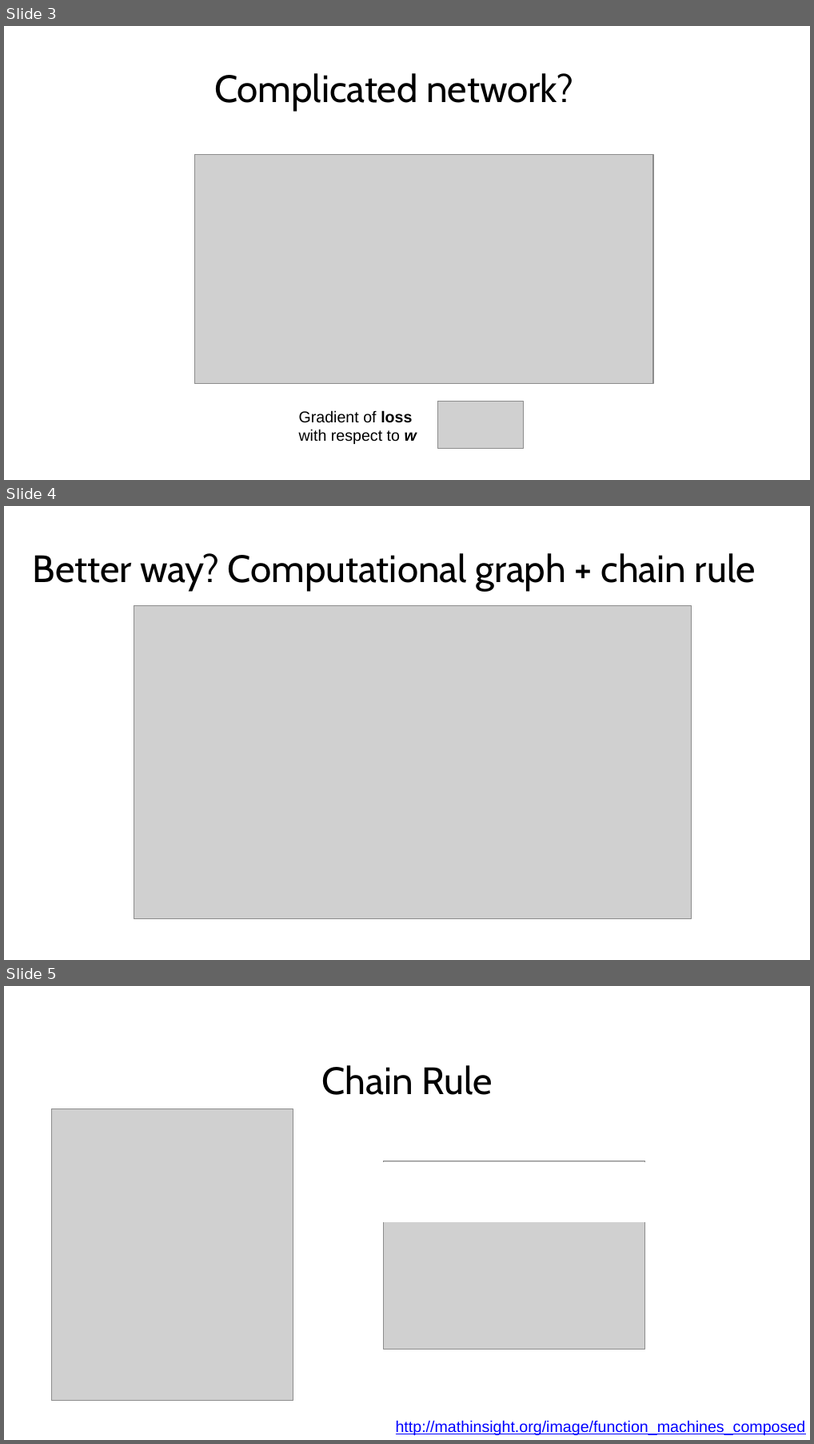
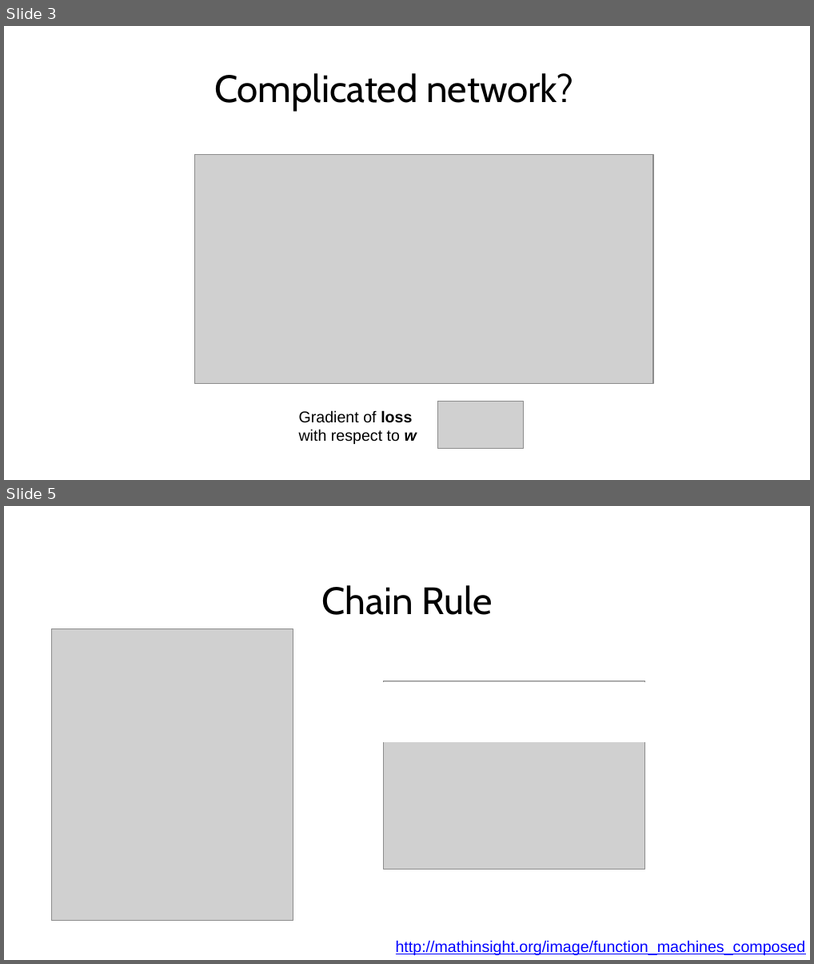
Before and after one commit to joshhu/chtpytorch, a slide deck: slides/Lecture 04_ Back-propagation and PyTorch autograd.pptx. Shown one above the other, each under a label of ours: slides 3, 4 and 5 before the commit, slides 3 and 5 after it; the slides between them are not shown. The pictures are 814x1444 and 814x964 pixels, drawn with LibreOffice and Linux fonts; fonts in the diff are those of the drawing; grey boxes stand for pictures. Boxes give left, top, right and bottom in pixels: in the first picture for what was removed or moved away, otherwise in the second. Text is boxed around its words. In the diff, an @@ line names an element or a change of style, - is before the commit and + after.

```diff
--- a/slides/Lecture 04_ Back-propagation and PyTorch autograd.pptx
+++ b/slides/Lecture 04_ Back-propagation and PyTorch autograd.pptx
@@ slide 4 removed at (x1=4, y1=506, x2=810, y2=960), background #FFFFFF @@
@@ title removed at (x1=33, y1=553, x2=756, y2=591) @@
-Better way? Computational graph + chain rule
@@ picture removed at (x1=134, y1=606, x2=692, y2=919) @@
```
Also in this commit, not shown: 2 slides added, 15 other slides removed, 32 other files.
